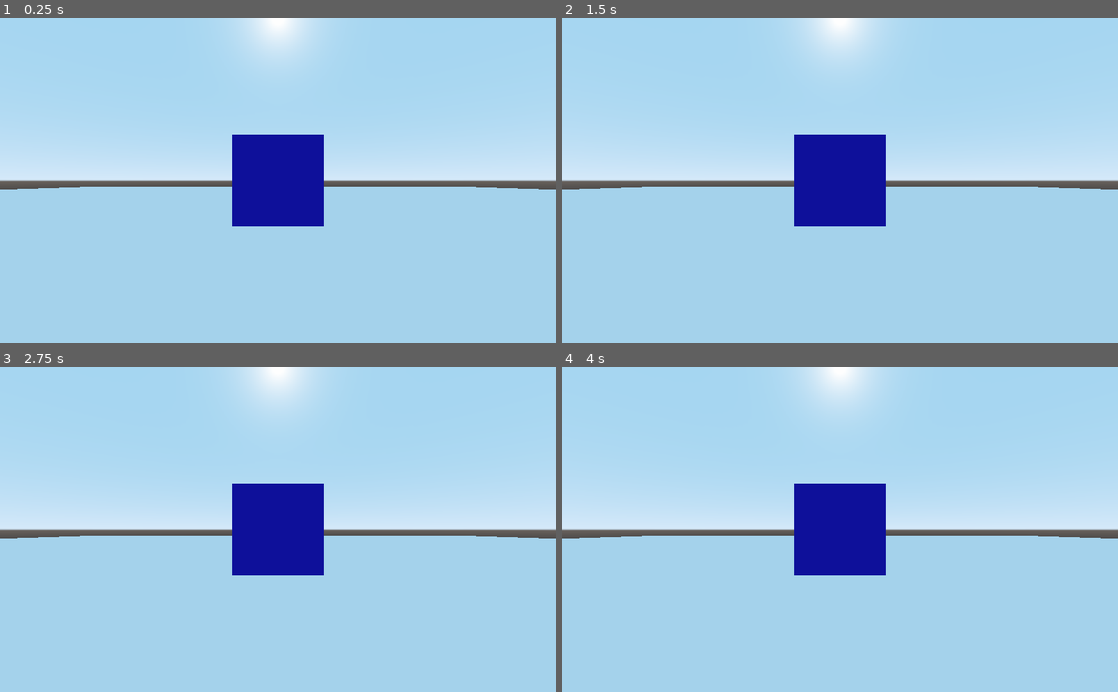
Above: before the commit, frames 1-4 (two rows, left to right).
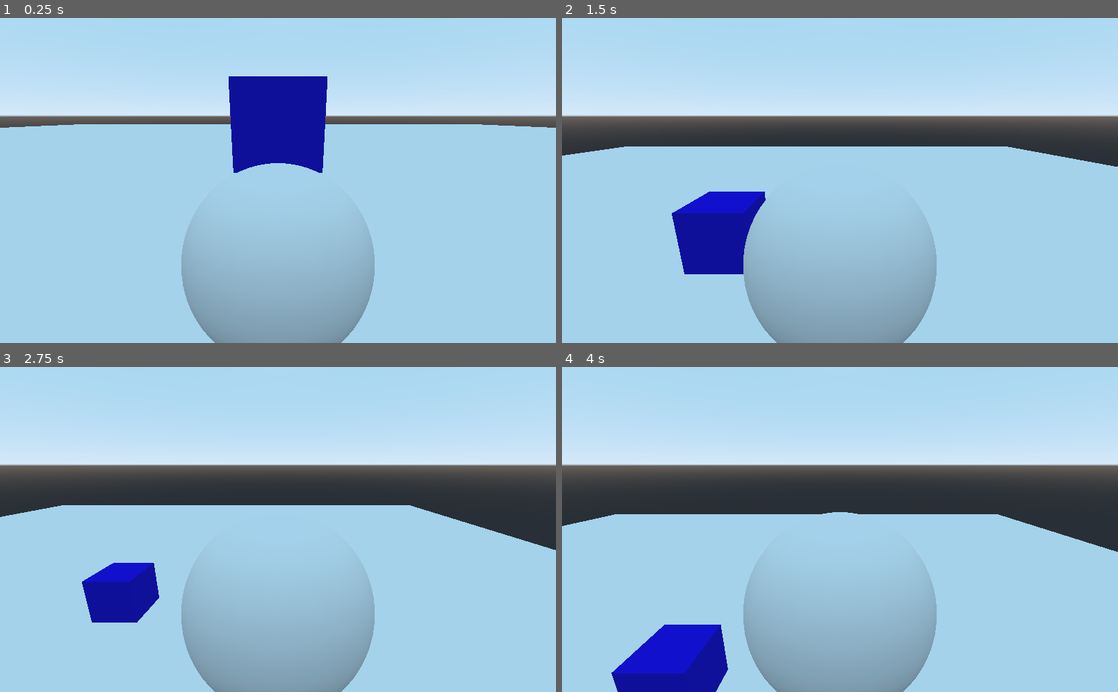
Above: after the commit, the same moments.

Repository: Jerry9099/3D-Pacman
Game: Godot game, scene res://main.tscn
The game is run twice, just before and just after one commit, with the same random seed, the same clock (stepped at 60 frames per second) and the same inputs.
Inputs:
- Up to frame 1 (0.25 s): no input
- Up to frame 2 (1.5 s): tap Enter at 0.5 s; hold Right (ui_right) 0.53-1.28 s; hold Space (ui_select) 0.53-1.28 s; hold Down (ui_down) from 1.28 s (still down); tap Space (ui_select) at 1.35 s
- Up to frame 3 (2.75 s): tap Space (ui_select) at 1.52, 1.82 s; release Down (ui_down) at 2.03 s; hold Right (ui_right) from 2.03 s (still down); hold Space (ui_select) from 2.03 s (still down)
- Up to frame 4 (4 s): release Right (ui_right) at 2.78 s; release Space (ui_select) at 2.78 s; hold Up (ui_up) 2.78-3.53 s; tap Space (ui_select) at 2.85, 3.02, 3.32 s; hold Left (ui_left) from 3.53 s (still down); hold Space (ui_select) from 3.53 s (still down)

The runs differ from the first frame. In frame 1, 34% of the frame differs, in the area x 0-100%, y 0-100%; in frame 2, 43%; in frame 3, 43%; in frame 4, 44%.

Commit message:
character movement

Diff:
--- a/3D-Pacman/main.tscn
+++ b/3D-Pacman/main.tscn
@@ -1,4 +1,6 @@
-[gd_scene load_steps=6 format=2]
+[gd_scene load_steps=9 format=2]
+
+[ext_resource path="res://player.gd" type="Script" id=1]
 
 [sub_resource type="BoxShape" id=1]
 
@@ -10,6 +12,10 @@
 [sub_resource type="BoxShape" id=3]
 
 [sub_resource type="CubeMesh" id=4]
+
+[sub_resource type="SphereShape" id=6]
+
+[sub_resource type="SphereMesh" id=7]
 
 [node name="Main" type="Spatial"]
 
@@ -26,13 +32,30 @@
 [node name="CameraParent" type="Spatial" parent="."]
 transform = Transform( 1, 0, 0, 0, 1, 0, 0, 0, 1, 0, 1, 6.082 )
 
-[node name="Camera" type="Camera" parent="CameraParent"]
-
 [node name="Floor" type="StaticBody" parent="."]
 transform = Transform( 30, 0, 0, 0, 1, 0, 0, 0, 30, 0, -1, 0 )
 
 [node name="CollisionShape" type="CollisionShape" parent="Floor"]
 shape = SubResource( 3 )
 
-[node name="MeshInstance" type="MeshInstance" parent="Floor/CollisionShape"]
+[node name="MeshInstance" type="MeshInstance" parent="Floor"]
 mesh = SubResource( 4 )
+skeleton = NodePath("../CollisionShape")
+
+[node name="Player" type="KinematicBody" parent="."]
+transform = Transform( 0.5, 0, 0, 0, 0.5, 0, 0, 0, 0.5, 0, 1, 4.922 )
+script = ExtResource( 1 )
+
+[node name="CollisionShape" type="CollisionShape" parent="Player"]
+shape = SubResource( 6 )
+
+[node name="MeshInstance" type="MeshInstance" parent="Player"]
+mesh = SubResource( 7 )
+
+[node name="Camera" type="Camera" parent="Player"]
+transform = Transform( 2, 0, 0, 0, 1.92663, 0.536764, 0, -0.536764, 1.92663, 0, 1.476, 2.284 )
+
+[node name="GridMap" type="GridMap" parent="."]
+__meta__ = {
+"_editor_clip_": 0
+}
--- /dev/null
+++ b/3D-Pacman/player.gd
@@ -0,0 +1,32 @@
+extends KinematicBody
+
+export var max_speed = 5
+var velocity = Vector3()
+
+# Called when the node enters the scene tree for the first time.
+func _ready():
+	pass # Replace with function body.
+
+
+# Called every frame. 'delta' is the elapsed time since the previous frame.
+func _process(delta):
+	if Input.is_action_pressed("ui_right"):
+		velocity.x = 1
+	elif Input.is_action_pressed("ui_left"):
+		velocity.x = -1
+	else:
+		velocity.x = 0
+
+	if Input.is_action_pressed("ui_up"):
+		velocity.z = -1
+	elif Input.is_action_pressed("ui_down"):
+		velocity.z = 1
+	else:
+		velocity.z = 0
+
+	if Input.is_action_pressed("ui_select"):
+		velocity.y = 1
+	else:
+		velocity.y = -1
+
+	move_and_slide(max_speed*velocity)
--- a/3D-Pacman/project.godot
+++ b/3D-Pacman/project.godot
@@ -18,6 +18,37 @@
 
 common/drop_mouse_on_gui_input_disabled=true
 
+[input]
+
+ui_left={
+"deadzone": 0.5,
+"events": [ Object(InputEventKey,"resource_local_to_scene":false,"resource_name":"","device":0,"alt":false,"shift":false,"control":false,"meta":false,"command":false,"pressed":false,"scancode":16777231,"physical_scancode":0,"unicode":0,"echo":false,"script":null)
+, Object(InputEventJoypadButton,"resource_local_to_scene":false,"resource_name":"","device":0,"button_index":14,"pressure":0.0,"pressed":false,"script":null)
+, Object(InputEventKey,"resource_local_to_scene":false,"resource_name":"","device":0,"alt":false,"shift":false,"control":false,"meta":false,"command":false,"pressed":false,"scancode":65,"physical_scancode":0,"unicode":0,"echo":false,"script":null)
+ ]
+}
+ui_right={
+"deadzone": 0.5,
+"events": [ Object(InputEventKey,"resource_local_to_scene":false,"resource_name":"","device":0,"alt":false,"shift":false,"control":false,"meta":false,"command":false,"pressed":false,"scancode":16777233,"physical_scancode":0,"unicode":0,"echo":false,"script":null)
+, Object(InputEventJoypadButton,"resource_local_to_scene":false,"resource_name":"","device":0,"button_index":15,"pressure":0.0,"pressed":false,"script":null)
+, Object(InputEventKey,"resource_local_to_scene":false,"resource_name":"","device":0,"alt":false,"shift":false,"control":false,"meta":false,"command":false,"pressed":false,"scancode":68,"physical_scancode":0,"unicode":0,"echo":false,"script":null)
+ ]
+}
+ui_up={
+"deadzone": 0.5,
+"events": [ Object(InputEventKey,"resource_local_to_scene":false,"resource_name":"","device":0,"alt":false,"shift":false,"control":false,"meta":false,"command":false,"pressed":false,"scancode":16777232,"physical_scancode":0,"unicode":0,"echo":false,"script":null)
+, Object(InputEventJoypadButton,"resource_local_to_scene":false,"resource_name":"","device":0,"button_index":12,"pressure":0.0,"pressed":false,"script":null)
+, Object(InputEventKey,"resource_local_to_scene":false,"resource_name":"","device":0,"alt":false,"shift":false,"control":false,"meta":false,"command":false,"pressed":false,"scancode":87,"physical_scancode":0,"unicode":0,"echo":false,"script":null)
+ ]
+}
+ui_down={
+"deadzone": 0.5,
+"events": [ Object(InputEventKey,"resource_local_to_scene":false,"resource_name":"","device":0,"alt":false,"shift":false,"control":false,"meta":false,"command":false,"pressed":false,"scancode":16777234,"physical_scancode":0,"unicode":0,"echo":false,"script":null)
+, Object(InputEventJoypadButton,"resource_local_to_scene":false,"resource_name":"","device":0,"button_index":13,"pressure":0.0,"pressed":false,"script":null)
+, Object(InputEventKey,"resource_local_to_scene":false,"resource_name":"","device":0,"alt":false,"shift":false,"control":false,"meta":false,"command":false,"pressed":false,"scancode":83,"physical_scancode":0,"unicode":0,"echo":false,"script":null)
+ ]
+}
+
 [physics]
 
 common/enable_pause_aware_picking=true
